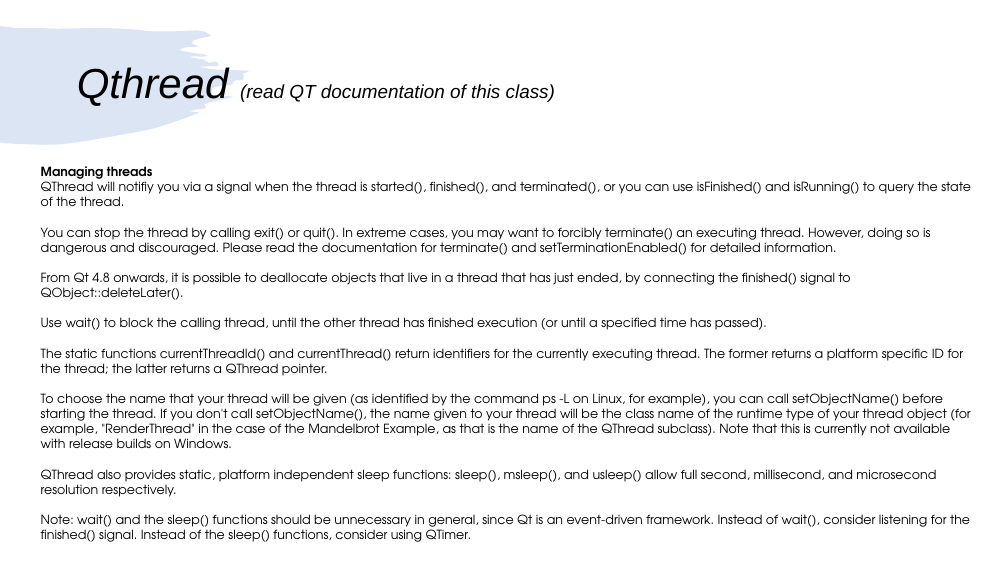
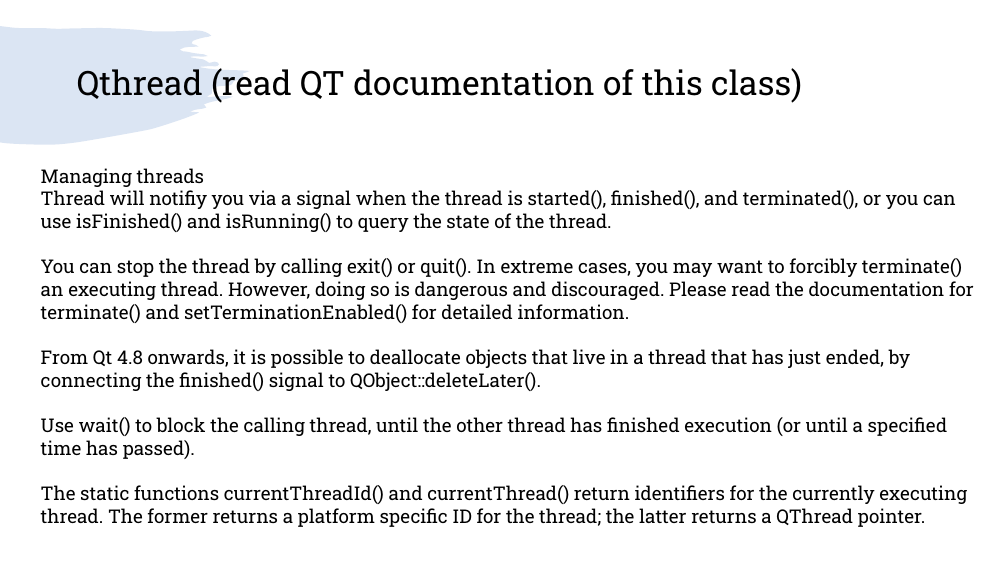
Before and after one commit to girishlande/QtProjects, a slide deck: slide 3 of MultithreadingInQT.pptx. Drawn at 1008x567 pixels with LibreOffice and Linux fonts; fonts in the diff are those of the drawing. Boxes give left, top, right and bottom in pixels: in the first picture for what was removed or moved away, otherwise in the second. Text is boxed around its words. In the diff, an @@ line names an element or a change of style, - is before the commit and + after.

```diff
--- a/MultithreadingInQT.pptx
+++ b/MultithreadingInQT.pptx
@@ title "Qthread (read QT documentation of ..." at bbox=[77, 68, 802, 103]: size 40 to 32 pt in "Qthread"; size 18 to 32 pt in "(read QT documentation of this class)"; font Arial to Roboto Slab, italic off @@
@@ text at bbox=[41, 168, 974, 527]: size 12 to 18 pt, font TeX Gyre Adventor to Roboto Slab in "Managing threads", "You can stop the thread by calling ...", "From Qt 4.8 onwards, it is possible ...", "Use wait() to block the calling thread, ..." and 1 more places; bold off in "Managing threads" @@
@@ text at bbox=[41, 190, 956, 232]: text changed; size 12 to 18 pt; font TeX Gyre Adventor to Roboto Slab @@
-QThread will notifiy you via a signal when the thread is started(), finished(), and terminated(), or you can use isFinished() and isRunning() to query the state of the thread.
+Thread will notifiy you via a signal when the thread is started(), finished(), and terminated(), or you can use isFinished() and isRunning() to query the state of the thread.
@@ text at bbox=[41, 393, 970, 542]: paragraphs removed @@
-To choose the name that your thread will be given (as identified by the command ps -L on Linux, for example), you can call setObjectName() before starting the thread. If you don't call setObjectName(), the name given to your thread will be the class name of the runtime type of your thread object (for example, "RenderThread" in the case of the Mandelbrot Example, as that is the name of the QThread subclass). Note that this is currently not available with release builds on Windows.
-QThread also provides static, platform independent sleep functions: sleep(), msleep(), and usleep() allow full second, millisecond, and microsecond resolution respectively.
-Note: wait() and the sleep() functions should be unnecessary in general, since Qt is an event-driven framework. Instead of wait(), consider listening for the finished() signal. Instead of the sleep() functions, consider using QTimer.
```
Also in this commit, not shown: 9 other slides changed, 2 slides added, 1 slide removed, 1 other file.
